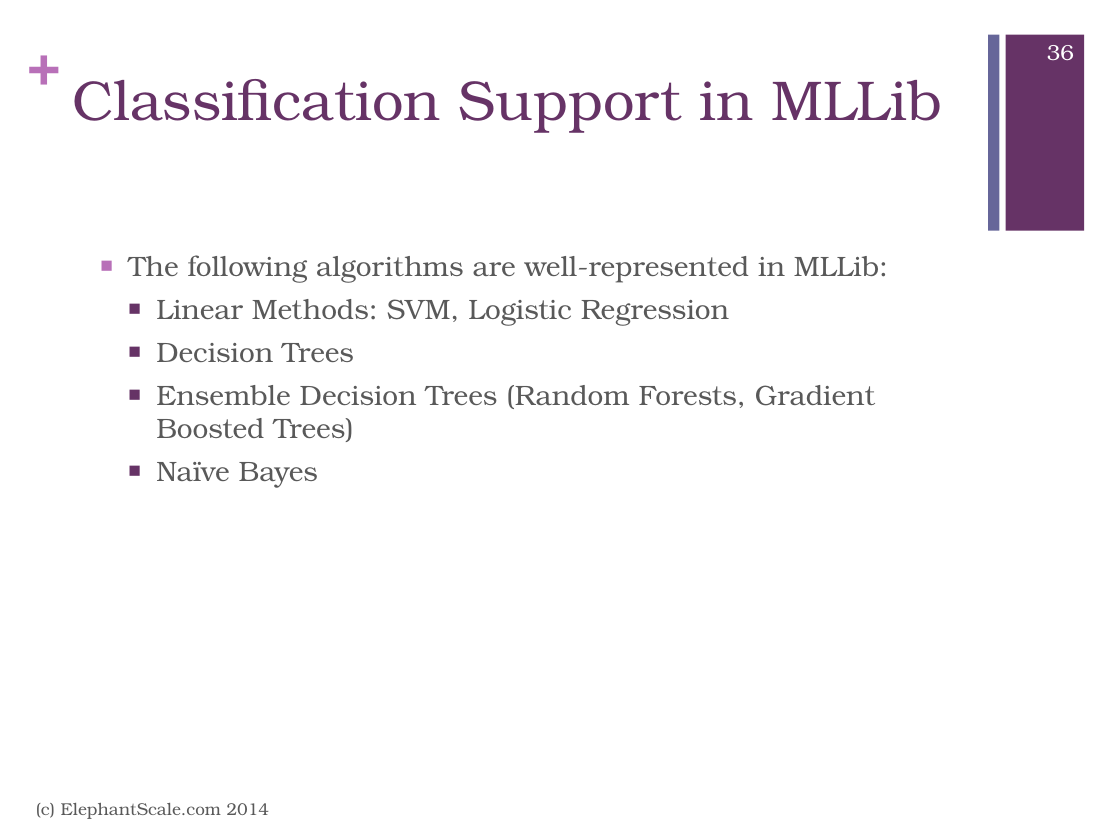
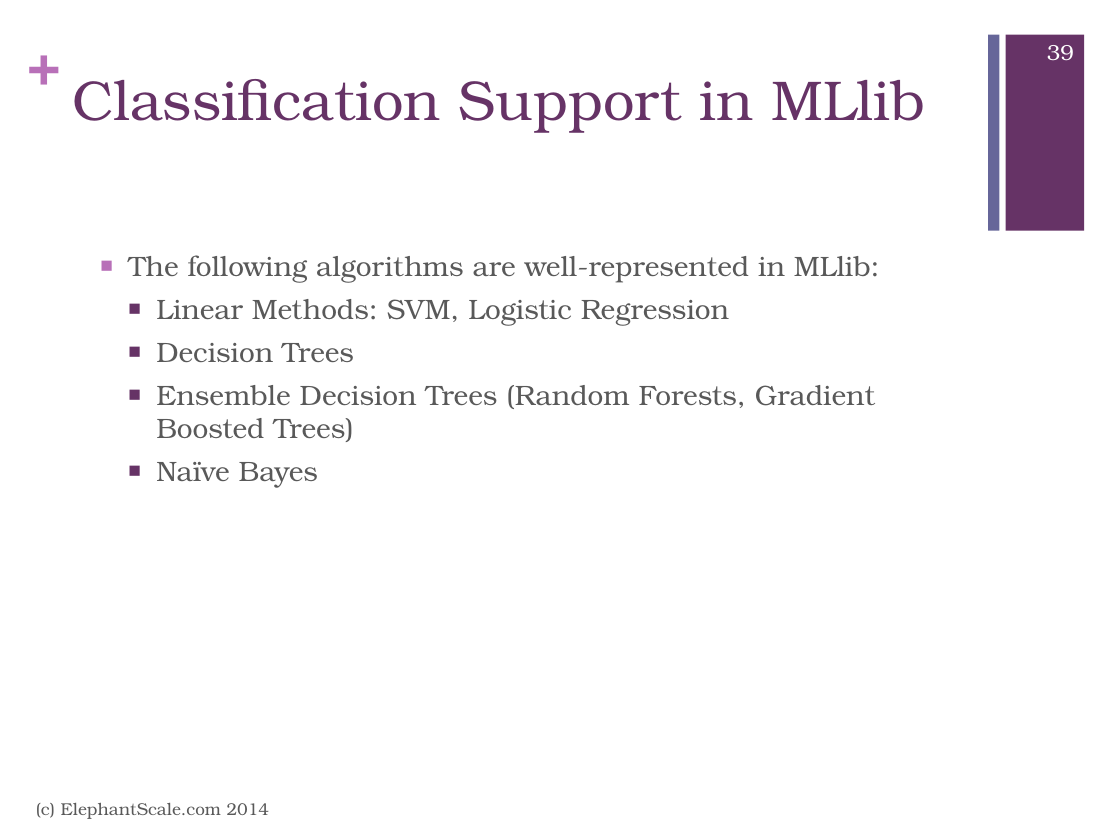
Before and after one commit to mattvinks/spark-labs, a slide deck: slide 39 of slides/MLLib.pptx (slide 36 before the commit). Drawn at 1120x840 pixels with LibreOffice and Linux fonts; fonts in the diff are those of the drawing. Boxes give left, top, right and bottom in pixels: in the first picture for what was removed or moved away, otherwise in the second. Text is boxed around its words. In the diff, an @@ line names an element or a change of style, - is before the commit and + after.

Commit message:
Made updates to MLLib; Changed name MLLib -> MLlib Added more detail to slides. Added thoughts on model evaluation

```diff
--- a/slides/MLLib.pptx
+++ b/slides/MLLib.pptx
@@ page number at (x1=1047, y1=45, x2=1074, y2=61): text changed @@
-36
+39
@@ title at (x1=72, y1=79, x2=925, y2=133): text changed @@
-Classification Support in MLLib
+Classification Support in MLlib
@@ text at (x1=128, y1=255, x2=880, y2=282): text changed @@
-  ■ The following algorithms are well-represented in MLLib:
+  ■ The following algorithms are well-represented in MLlib:
```
Also in this commit, not shown: 7 other slides changed, 6 slides added.
